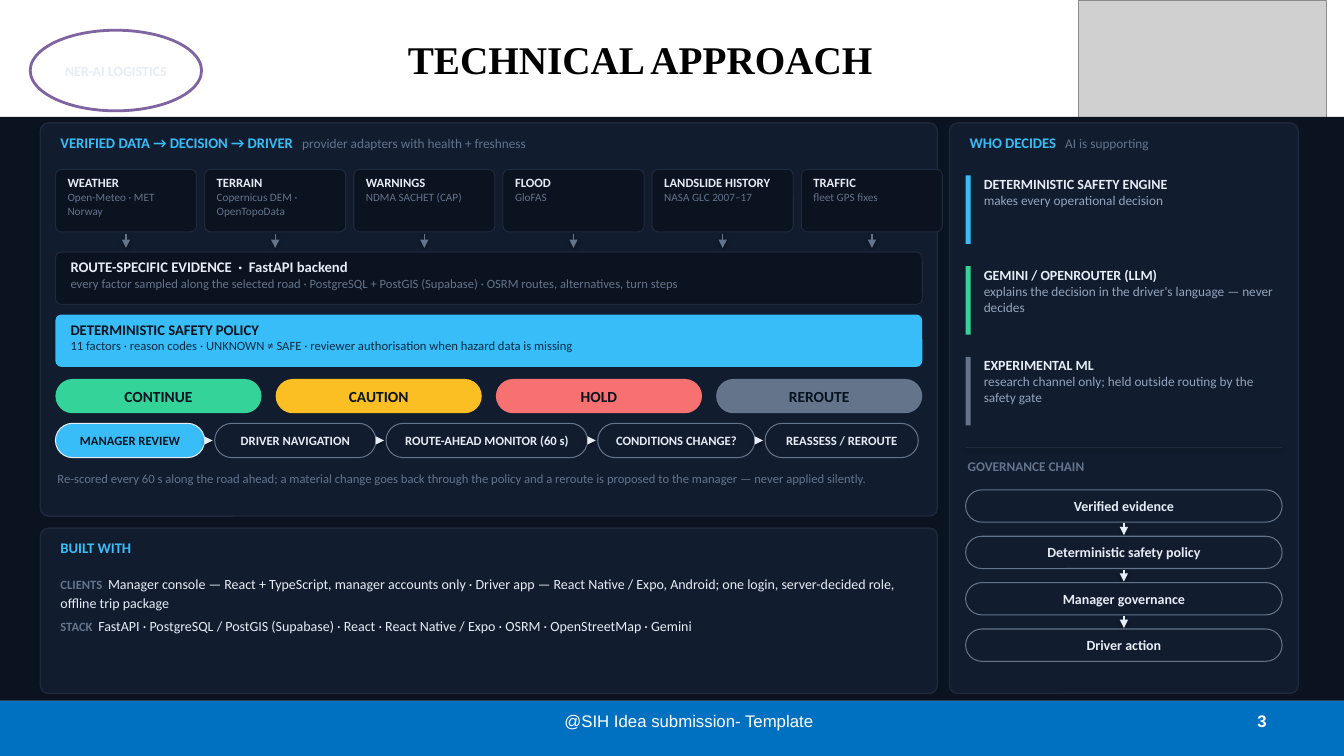
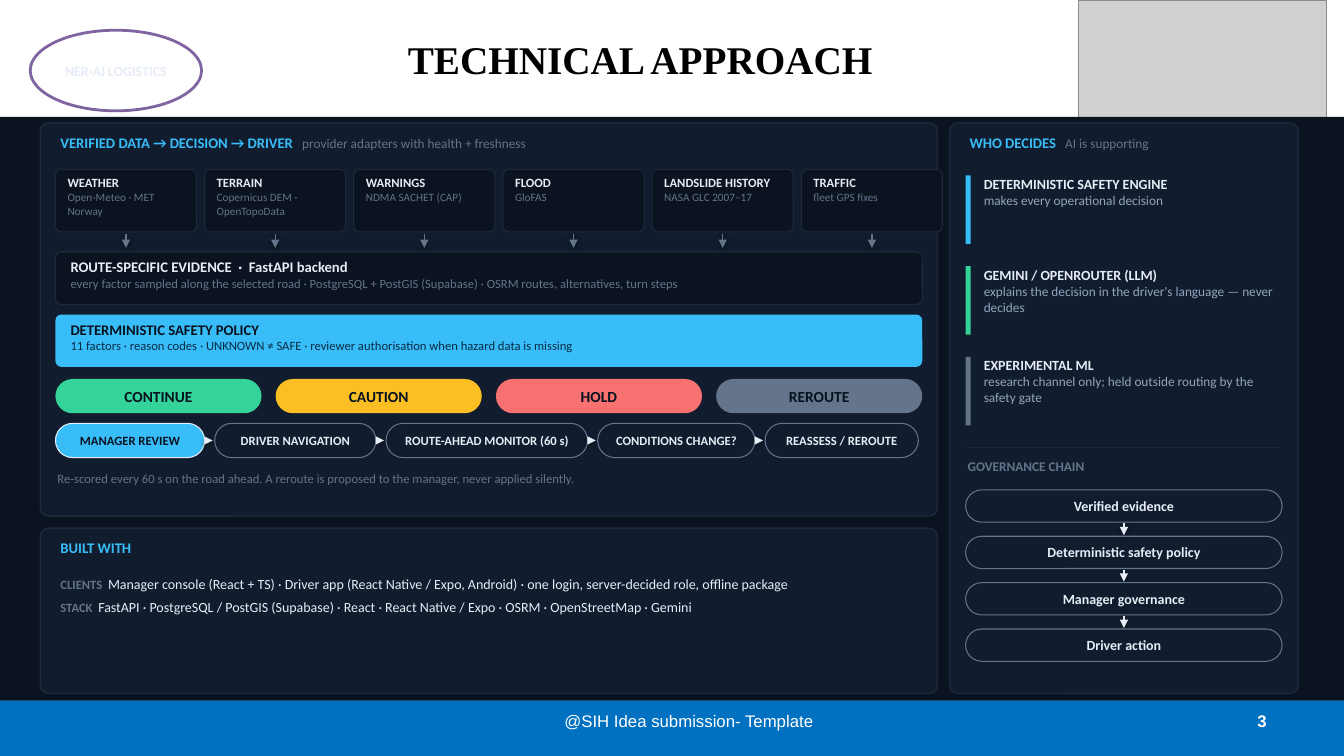
Before and after one commit to nxtlucifer/ner-ai-logistics, a slide deck: slide 3 of docs/submission/variants/RASTA_AI_SIH26002_TEAM17_V03_CONSOLE.pptx. Drawn at 1344x756 pixels with LibreOffice and Linux fonts; fonts in the diff are those of the drawing; grey boxes stand for pictures. Boxes give left, top, right and bottom in pixels: in the first picture for what was removed or moved away, otherwise in the second. Text is boxed around its words. In the diff, an @@ line names an element or a change of style, - is before the commit and + after.

```diff
--- a/docs/submission/variants/RASTA_AI_SIH26002_TEAM17_V03_CONSOLE.pptx
+++ b/docs/submission/variants/RASTA_AI_SIH26002_TEAM17_V03_CONSOLE.pptx
@@ text at (57, 474, 574, 485): text changed @@
-Re-scored every 60 s along the road ahead; a material change goes back through the policy and a reroute is proposed to the manager — never applied silently.
+Re-scored every 60 s on the road ahead. A reroute is proposed to the manager, never applied silently.
@@ text at (60, 579, 788, 592): text changed @@
-CLIENTS Manager console — React + TypeScript, manager accounts only · Driver app — React Native / Expo, Android; one login, server-decided role, offline trip package
+CLIENTS Manager console (React + TS) · Driver app (React Native / Expo, Android) · one login, server-decided role, offline package
```
Also in this commit, not shown: 4 other slides changed, 50 other files.
